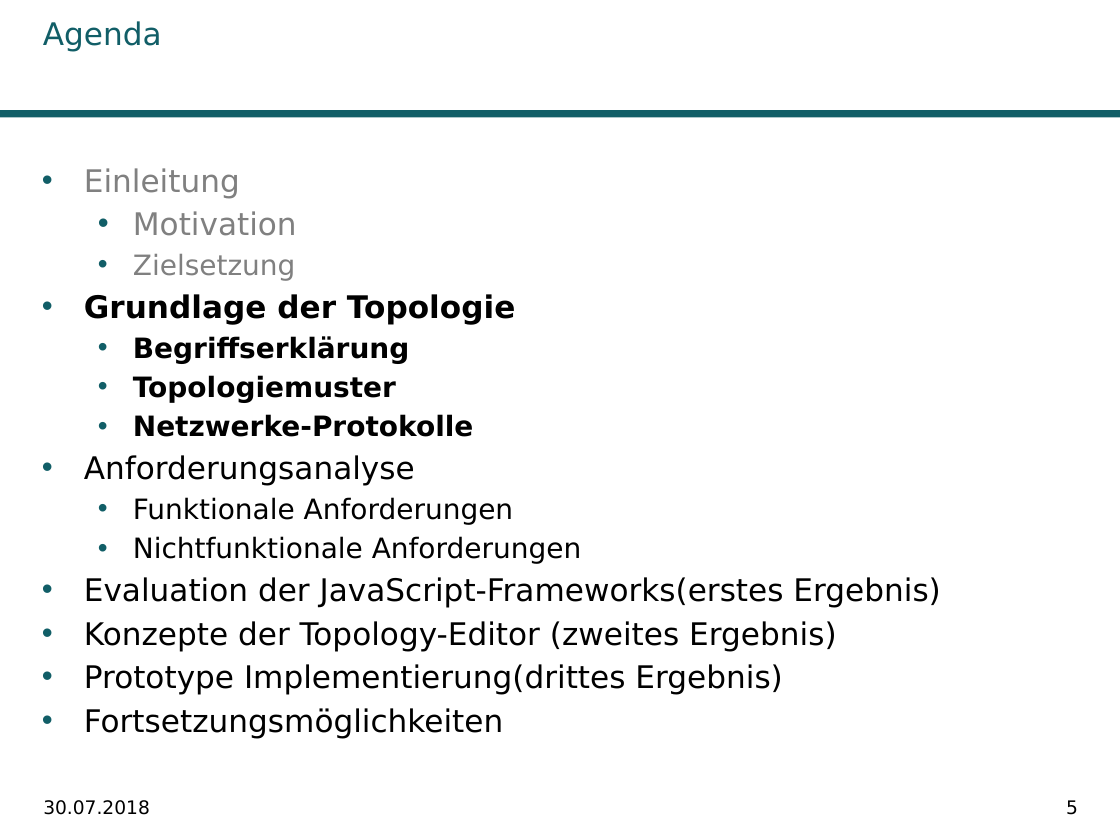
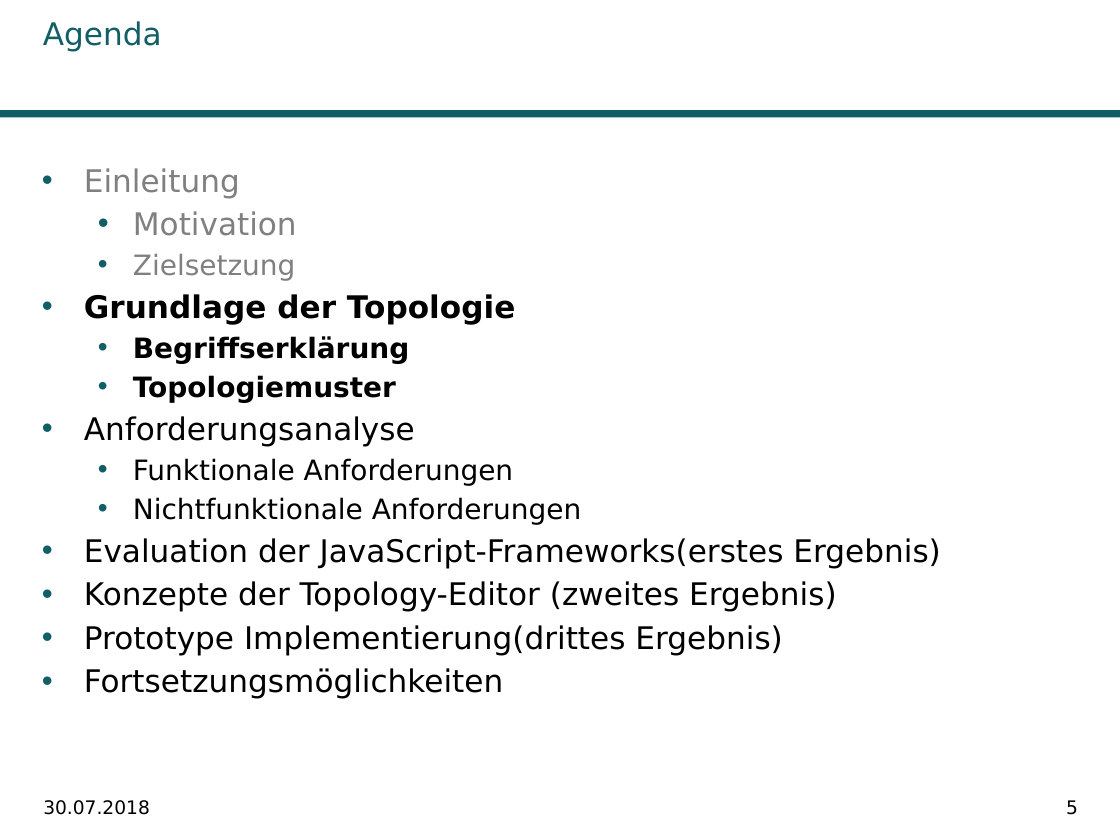
Before and after one commit to Ghislain1/zoe-fb-app, a slide deck: slide 5 of __Master-Abschlussarbeit.pptx. Drawn at 1120x840 pixels with LibreOffice and Linux fonts; fonts in the diff are those of the drawing; background and template pictures are left out. Boxes give left, top, right and bottom in pixels: in the first picture for what was removed or moved away, otherwise in the second. Text is boxed around its words. In the diff, an @@ line names an element or a change of style, - is before the commit and + after.

```diff
--- a/__Master-Abschlussarbeit.pptx
+++ b/__Master-Abschlussarbeit.pptx
@@ text at <box>133,414,474,437</box>: paragraph removed @@
-  • Netzwerke-Protokolle
```
